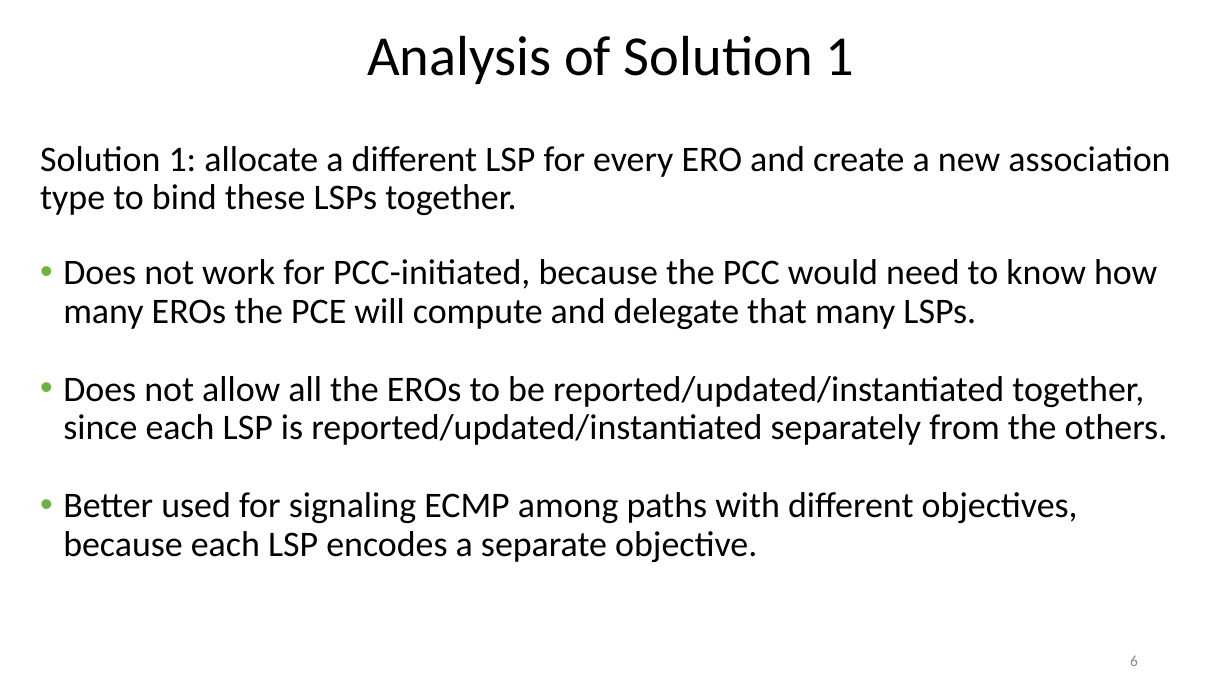
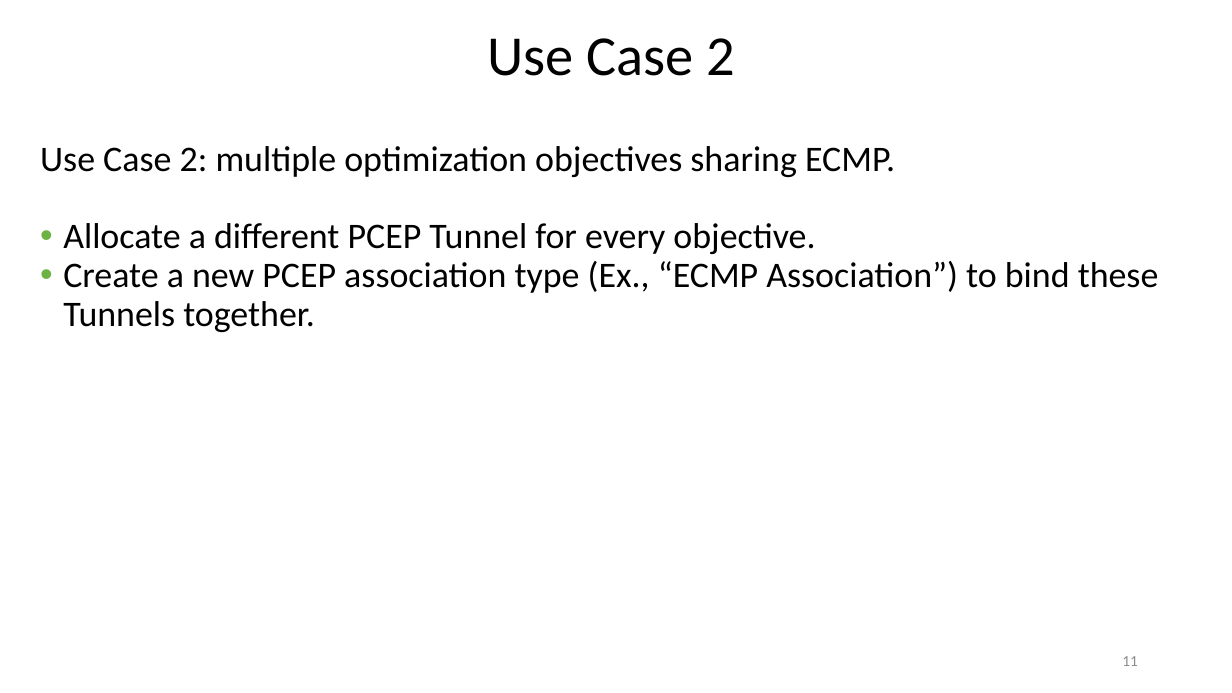
Before and after one commit to mkoldych-cisco/ietf105, a slide deck: slide 11 of pcep_multiple_ERO.pptx (slide 6 before the commit). Drawn at 1232x693 pixels with LibreOffice and Linux fonts; fonts in the diff are those of the drawing. Boxes give left, top, right and bottom in pixels: in the first picture for what was removed or moved away, otherwise in the second. Text is boxed around its words. In the diff, an @@ line names an element or a change of style, - is before the commit and + after.

```diff
--- a/pcep_multiple_ERO.pptx
+++ b/pcep_multiple_ERO.pptx
@@ title at box(487, 38, 735, 76): text changed @@
-Analysis of Solution 1
+Use Case 2
@@ text at box(40, 146, 1159, 332): text changed @@
-Solution 1: allocate a different LSP for every ERO and create a new association type to bind these LSPs together.
-• Does not work for PCC-initiated, because the PCC would need to know how many EROs the PCE will compute and delegate that many LSPs.
-• Does not allow all the EROs to be reported/updated/instantiated together, since each LSP is reported/updated/instantiated separately from the others.
-• Better used for signaling ECMP among paths with different objectives, because each LSP encodes a separate objective.
+Use Case 2: multiple optimization objectives sharing ECMP.
+• Allocate a different PCEP Tunnel for every objective.
+• Create a new PCEP association type (Ex., “ECMP Association”) to bind these Tunnels together.
@@ page number at box(1122, 656, 1138, 666): text changed @@
-6
+11
```
Also in this commit, not shown: 9 other slides changed, 1 slide removed.
